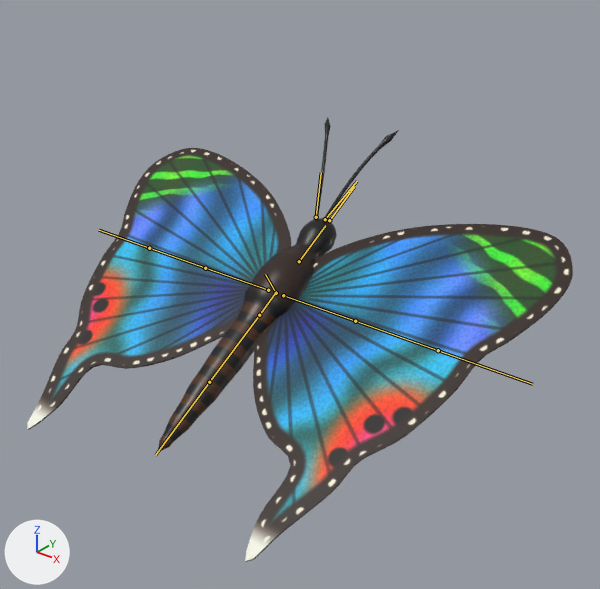
The glTF model project/Application/resources/butterfly/butterfly.gltf: old version first, new version second.
Both versions are drawn from a camera (50 mm lens) standing at (2.5, -2.92, 1.85) and looking at (0.31, -0.19, 0.15). Lighting does not change. The marker at lower left points along +X, +Y and +Z. The older version comes first. The bones that bend it are drawn over the model as lines.

In view in the first picture: 'Body', 'Wings'.
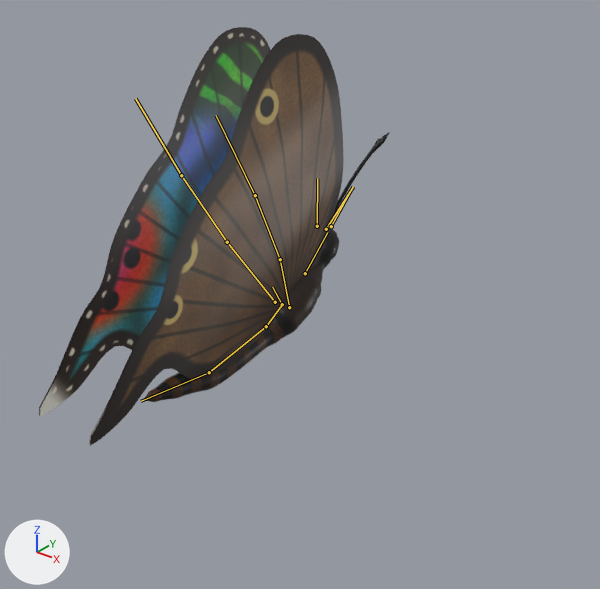
The newer file adds an action. The first version stands in its rest pose; the second is drawn at frame 0 of the action 'emerge'.

The change in detail:
Bone 'root' (bone_root) moves from (0.0, 0.0, 0.0) to (0.0, -0.1, 0.0).
Bone 'head' (bone_head) turns from (0, 0, 0) to (11, 0, 0) degrees about its own x, y and z.
Bone 'abdomen' (bone_abdomen) turns from (0, 0, 0) to (-20, 0, 0) degrees about its own x, y and z.
Bone 'abdomen_tip' (bone_abdomen_tip) turns from (0, 0, 0) to (-17, 0, 0) degrees about its own x, y and z.
Bone 'wing_base_R' (bone_wing_base_r) turns from (0, 0, 0) to (62, 18, -31) degrees about its own x, y and z.
Bone 'wing_mid_R' (bone_wing_mid_r) turns from (0, 0, 0) to (7, 0, -4) degrees about its own x, y and z.
Bone 'wing_tip_R' (bone_wing_tip_r) turns from (0, 0, 0) to (5, 0, -3) degrees about its own x, y and z.
Bone 'wing_base_L' (bone_wing_base_l) turns from (0, 0, 0) to (62, -18, 31) degrees about its own x, y and z.
Bone 'wing_mid_L' (bone_wing_mid_l) turns from (0, 0, 0) to (7, 0, 4) degrees about its own x, y and z.
Bone 'wing_tip_L' (bone_wing_tip_l) turns from (0, 0, 0) to (5, 0, 3) degrees about its own x, y and z.

What differs and where, as boxes (x1, y1, x2, y2) in the pictures (600 x 589 px):
'Wings', posed (44% narrower): before (27, 148, 573, 562); after (39, 27, 343, 446)
'Body', posed (19% shorter): before (157, 118, 399, 453); after (143, 132, 390, 402)
bone 'root', root to tip: before (276, 293) to (265, 274); after (282, 304) to (272, 287)
bone 'head', root to tip: before (299, 261) to (325, 225); after (305, 273) to (327, 232)
bone 'abdomen', root to tip: before (259, 315) to (209, 382); after (266, 326) to (209, 372)
bone 'abdomen_tip', root to tip: before (209, 382) to (155, 455); after (209, 372) to (141, 401)
bone 'wing_base_R', root to tip: before (283, 295) to (355, 321); after (289, 307) to (280, 259)
bone 'wing_mid_R', root to tip: before (355, 321) to (438, 350); after (280, 259) to (255, 195)
bone 'wing_tip_R', root to tip: before (438, 350) to (532, 384); after (255, 195) to (216, 115)
bone 'wing_base_L', root to tip: before (268, 290) to (205, 268); after (275, 302) to (227, 242)
bone 'wing_mid_L', root to tip: before (205, 268) to (149, 248); after (227, 242) to (181, 175)
bone 'wing_tip_L', root to tip: before (149, 248) to (99, 230); after (181, 175) to (135, 98)
